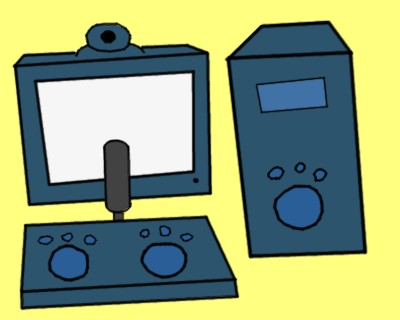
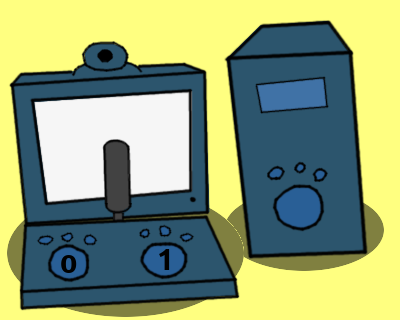
Revision of a layered (400, 320) image; what changed, layer by layer:
added layer "contour_monitor" above "1" over (x1=8, y1=40, x2=210, y2=227)
added layer "1" above "0" over (x1=159, y1=249, x2=170, y2=270)
added layer "0" above "contour" over (x1=61, y1=255, x2=77, y2=273)
painted on "contour" over (x1=11, y1=21, x2=213, y2=208)
painted on "color_screen" over (x1=34, y1=70, x2=194, y2=204)
added layer "color_monitor" above "0 #1" over (x1=12, y1=43, x2=210, y2=225)
renamed "color_base" to "0 #1", painted on it over (x1=14, y1=21, x2=366, y2=308)
added layer "shadow" above "highlight" over (x1=7, y1=189, x2=384, y2=317)
